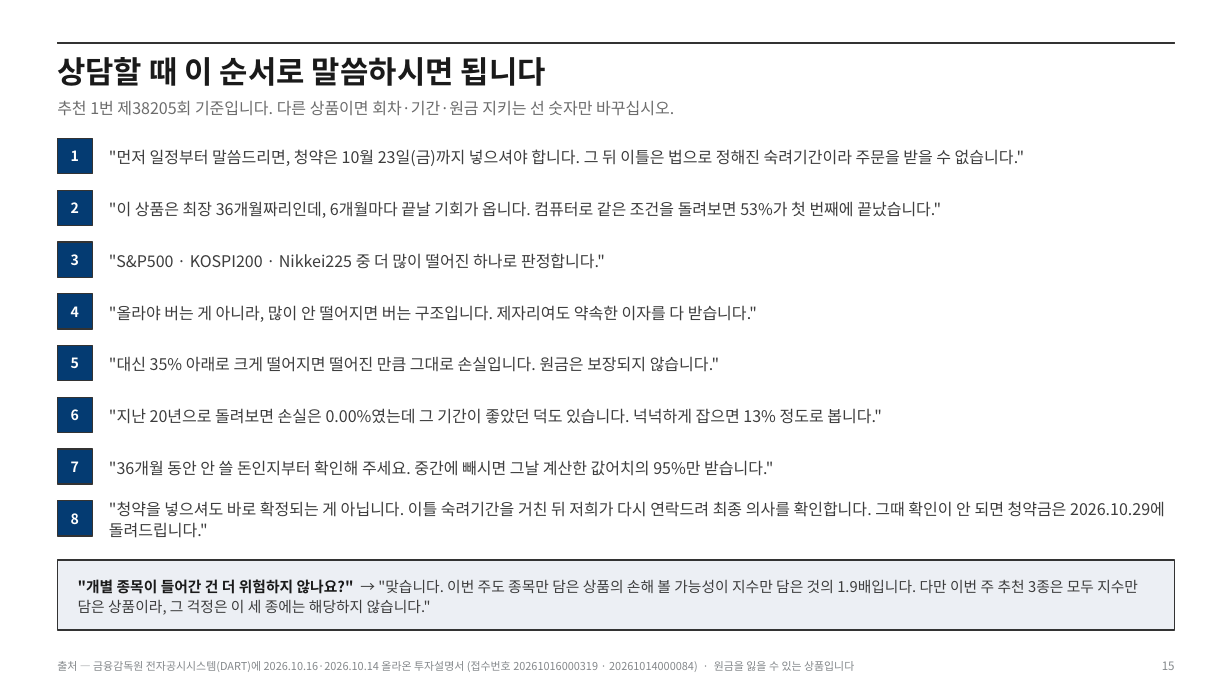
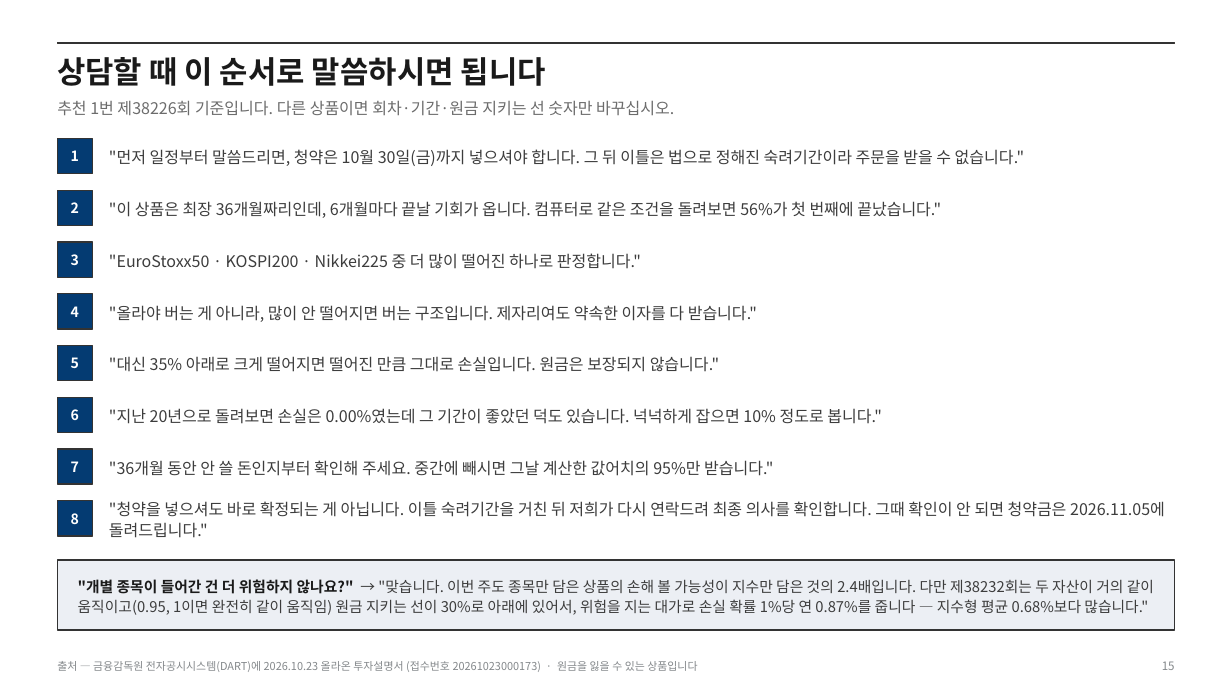
Before and after one commit to hanaroline/work_1, a slide deck: slide 15 of els-analysis-deck.pptx. Drawn at 1232x693 pixels with LibreOffice and Linux fonts; fonts in the diff are those of the drawing. Boxes give left, top, right and bottom in pixels: in the first picture for what was removed or moved away, otherwise in the second. Text is boxed around its words. In the diff, an @@ line names an element or a change of style, - is before the commit and + after.

```diff
--- a/els-analysis-deck.pptx
+++ b/els-analysis-deck.pptx
@@ text at bbox=[57, 101, 674, 115]: text changed @@
-추천 1번 제38205회 기준입니다. 다른 상품이면 회차·기간·원금 지키는 선 숫자만 바꾸십시오.
+추천 1번 제38226회 기준입니다. 다른 상품이면 회차·기간·원금 지키는 선 숫자만 바꾸십시오.
@@ text at bbox=[109, 149, 1024, 166]: text changed @@
-"먼저 일정부터 말씀드리면, 청약은 10월 23일(금)까지 넣으셔야 합니다. 그 뒤 이틀은 법으로 정해진 숙려기간이라 주문을 받을 수 없습니다."
+"먼저 일정부터 말씀드리면, 청약은 10월 30일(금)까지 넣으셔야 합니다. 그 뒤 이틀은 법으로 정해진 숙려기간이라 주문을 받을 수 없습니다."
@@ text at bbox=[109, 201, 941, 218]: text changed @@
-"이 상품은 최장 36개월짜리인데, 6개월마다 끝날 기회가 옵니다. 컴퓨터로 같은 조건을 돌려보면 53%가 첫 번째에 끝났습니다."
+"이 상품은 최장 36개월짜리인데, 6개월마다 끝날 기회가 옵니다. 컴퓨터로 같은 조건을 돌려보면 56%가 첫 번째에 끝났습니다."
@@ text at bbox=[109, 253, 641, 269]: text changed @@
-"S&P500 · KOSPI200 · Nikkei225 중 더 많이 떨어진 하나로 판정합니다."
+"EuroStoxx50 · KOSPI200 · Nikkei225 중 더 많이 떨어진 하나로 판정합니다."
@@ text at bbox=[109, 408, 882, 424]: text changed @@
-"지난 20년으로 돌려보면 손실은 0.00%였는데 그 기간이 좋았던 덕도 있습니다. 넉넉하게 잡으면 13% 정도로 봅니다."
+"지난 20년으로 돌려보면 손실은 0.00%였는데 그 기간이 좋았던 덕도 있습니다. 넉넉하게 잡으면 10% 정도로 봅니다."
@@ text at bbox=[109, 501, 1165, 538]: text changed @@
-"청약을 넣으셔도 바로 확정되는 게 아닙니다. 이틀 숙려기간을 거친 뒤 저희가 다시 연락드려 최종 의사를 확인합니다. 그때 확인이 안 되면 청약금은 2026.10.29에 돌려드립니다."
+"청약을 넣으셔도 바로 확정되는 게 아닙니다. 이틀 숙려기간을 거친 뒤 저희가 다시 연락드려 최종 의사를 확인합니다. 그때 확인이 안 되면 청약금은 2026.11.05에 돌려드립니다."
@@ text at bbox=[78, 579, 1154, 615]: text changed @@
-"개별 종목이 들어간 건 더 위험하지 않나요?" → "맞습니다. 이번 주도 종목만 담은 상품의 손해 볼 가능성이 지수만 담은 것의 1.9배입니다. 다만 이번 주 추천 3종은 모두 지수만 담은 상품이라, 그 걱정은 이 세 종에는 해당하지 않습니다."
+"개별 종목이 들어간 건 더 위험하지 않나요?" → "맞습니다. 이번 주도 종목만 담은 상품의 손해 볼 가능성이 지수만 담은 것의 2.4배입니다. 다만 제38232회는 두 자산이 거의 같이 움직이고(0.95, 1이면 완전히 같이 움직임) 원금 지키는 선이 30%로 아래에 있어서, 위험을 지는 대가로 손실 확률 1%당 연 0.87%를 줍니다 — 지수형 평균 0.68%보다 많습니다."
@@ text at bbox=[57, 661, 697, 672]: text changed @@
-출처 — 금융감독원 전자공시시스템(DART)에 2026.10.16·2026.10.14 올라온 투자설명서 (접수번호 20261016000319 · 20261014000084) · 원금을 잃을 수 있는 상품입니다
+출처 — 금융감독원 전자공시시스템(DART)에 2026.10.23 올라온 투자설명서 (접수번호 20261023000173) · 원금을 잃을 수 있는 상품입니다
```
Also in this commit, not shown: 15 other slides changed, 23 other files.
